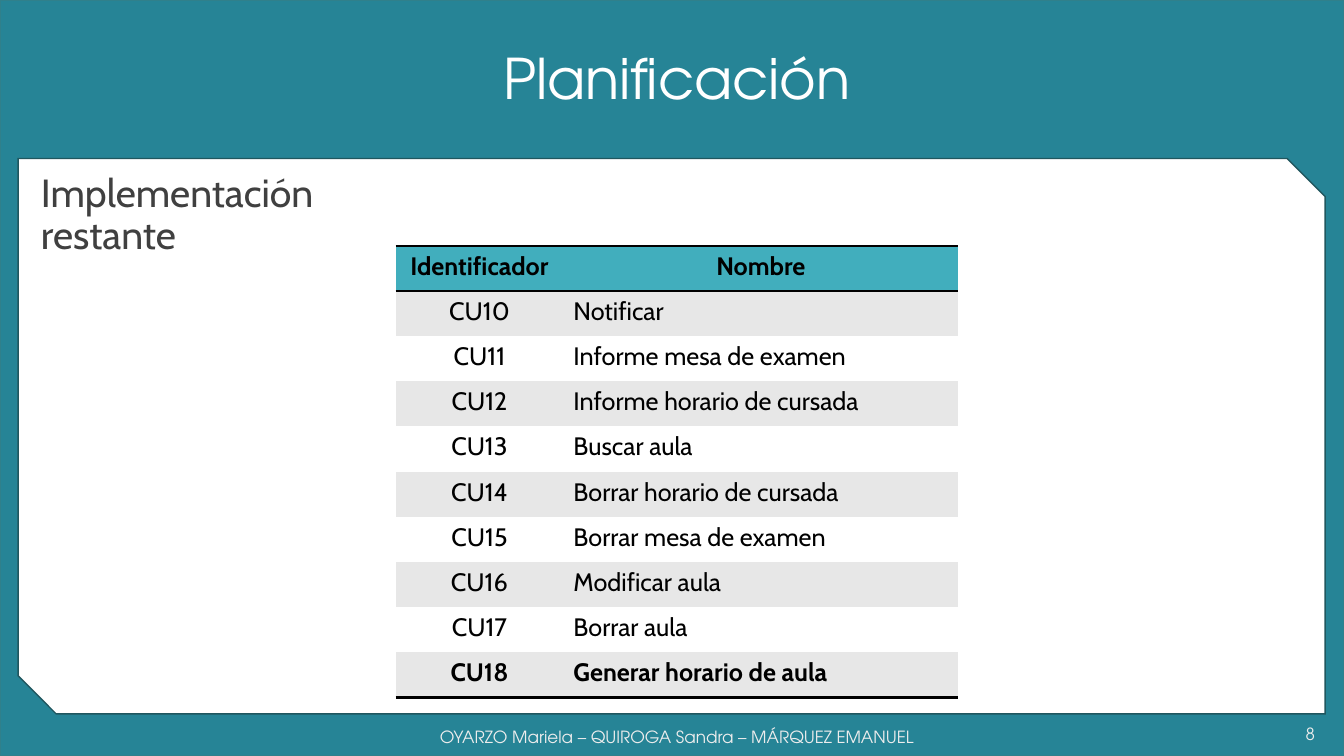
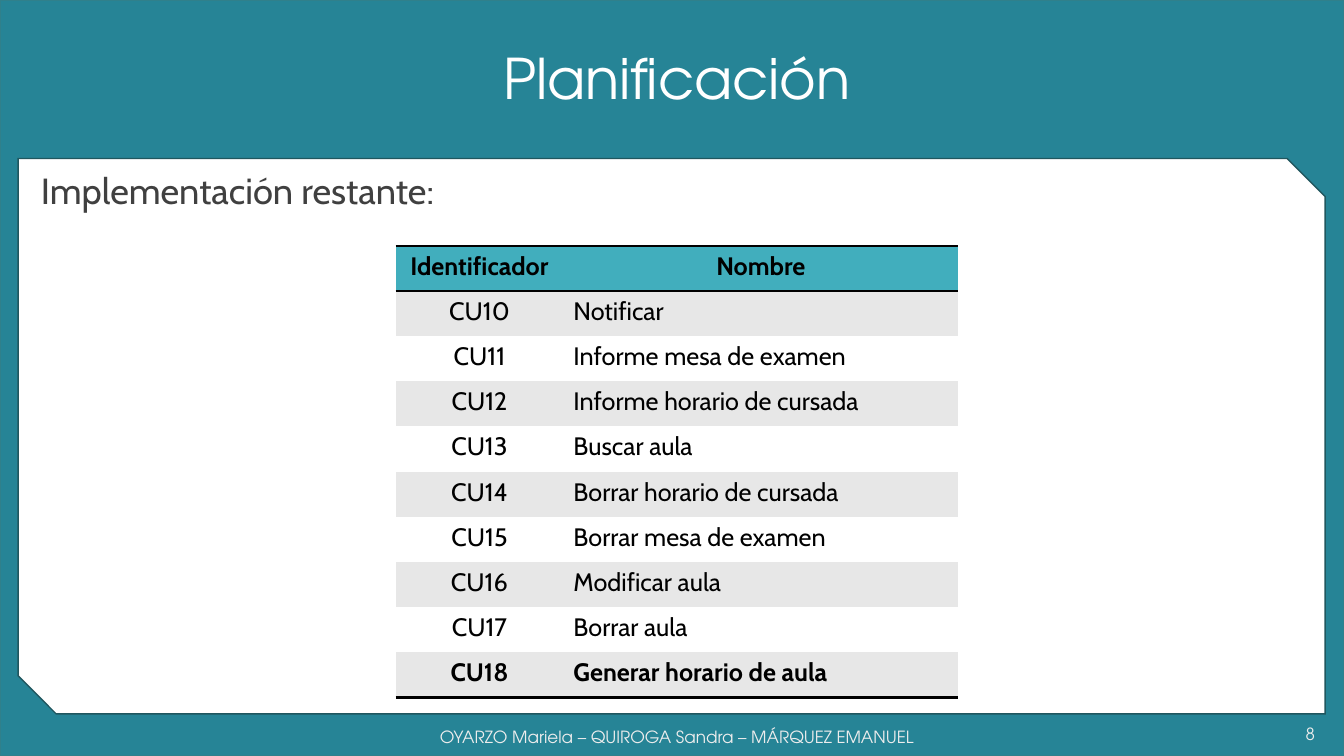
Before and after one commit to grupoyenu/yenu, a slide deck: slide 8 of 08. Presentaciones/Presentación 9 - 31.08.18.pptx. Drawn at 1344x756 pixels with LibreOffice and Linux fonts; fonts in the diff are those of the drawing; background and template pictures are left out. Boxes give left, top, right and bottom in pixels: in the first picture for what was removed or moved away, otherwise in the second. Text is boxed around its words. In the diff, an @@ line names an element or a change of style, - is before the commit and + after.

```diff
--- a/08. Presentaciones/Presentación 9 - 31.08.18.pptx
+++ b/08. Presentaciones/Presentación 9 - 31.08.18.pptx
@@ text at (x1=41, y1=177, x2=434, y2=213): text changed; size 28 to 25.9 pt @@
-Implementación restante
+Implementación restante:
```
Also in this commit, not shown: 3 other slides changed.
